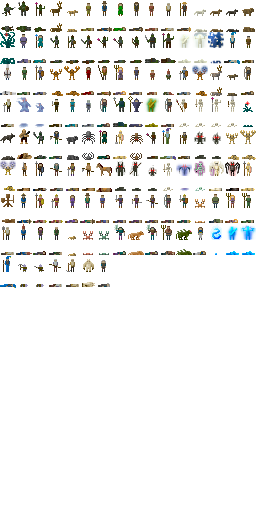
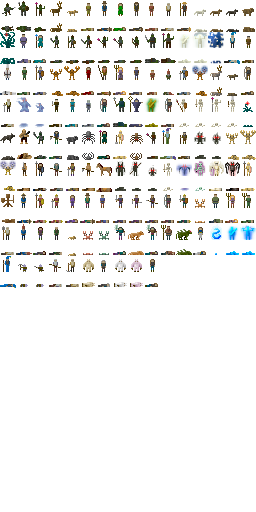
Two versions of the same layered image (256 x 512). Layer-by-layer changes:
painted on "Background" over [114,259,158,287]
